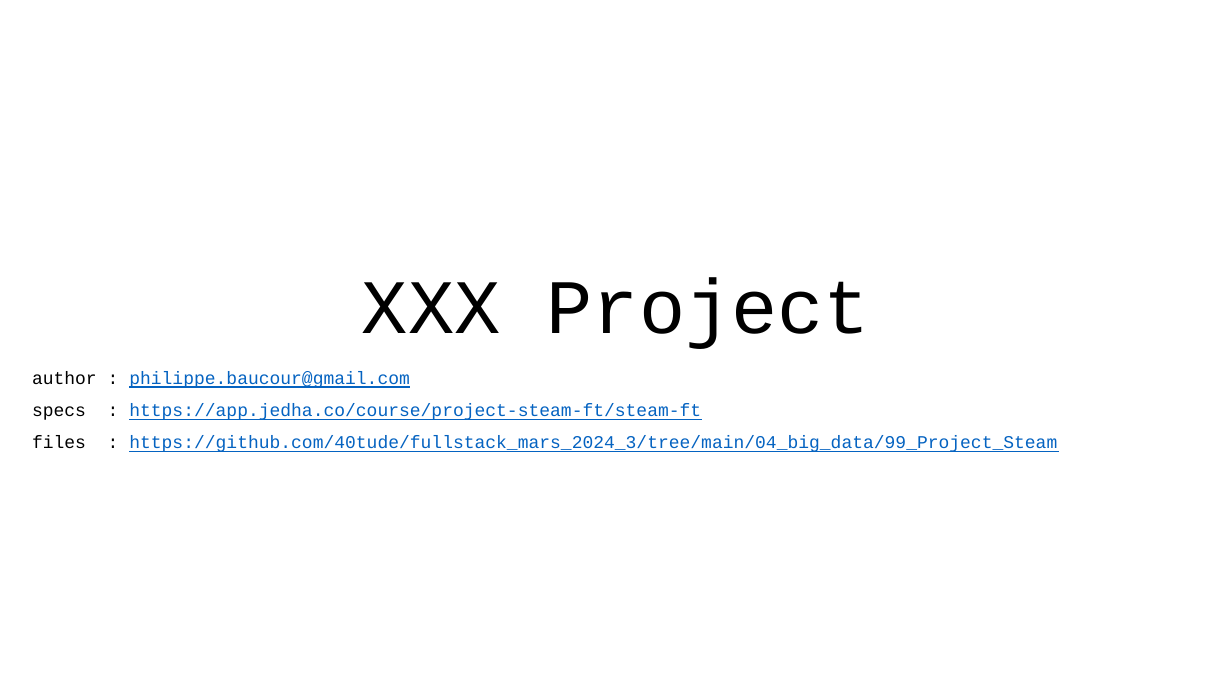
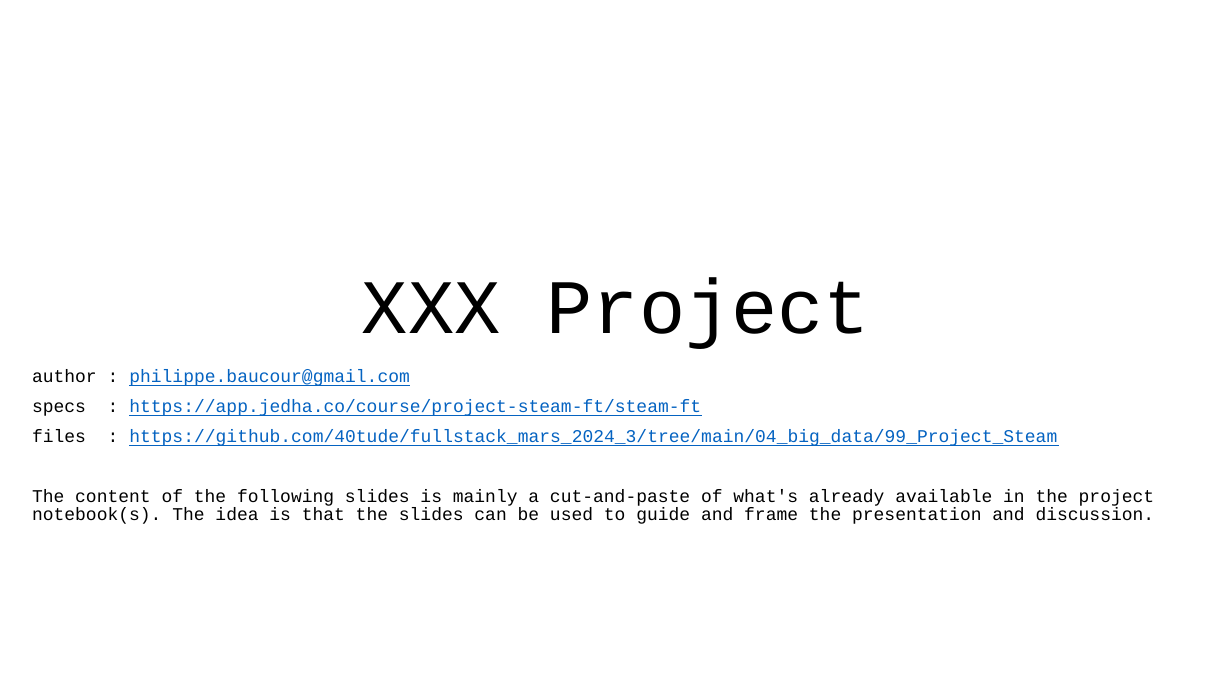
Before and after one commit to 40tude/02_Data-Science_Fullstack_march_2024, a slide deck: slide 1 of 06_unsupervised_ML/98_Project_Uber/uber_project.pptx. Drawn at 1232x693 pixels with LibreOffice and Linux fonts; fonts in the diff are those of the drawing. Boxes give left, top, right and bottom in pixels: in the first picture for what was removed or moved away, otherwise in the second. Text is boxed around its words. In the diff, an @@ line names an element or a change of style, - is before the commit and + after.

```diff
--- a/06_unsupervised_ML/98_Project_Uber/uber_project.pptx
+++ b/06_unsupervised_ML/98_Project_Uber/uber_project.pptx
@@ subtitle at (x1=32, y1=369, x2=1057, y2=446): line spacing 0.9 to 0.8 @@
@@ subtitle at (x1=32, y1=490, x2=1155, y2=524): paragraph added @@
+The content of the following slides is mainly a cut-and-paste of what's already available in the project notebook(s). The idea is that the slides can be used to guide and frame the presentation and discussion.
```
Also in this commit, not shown: 13 other files.
